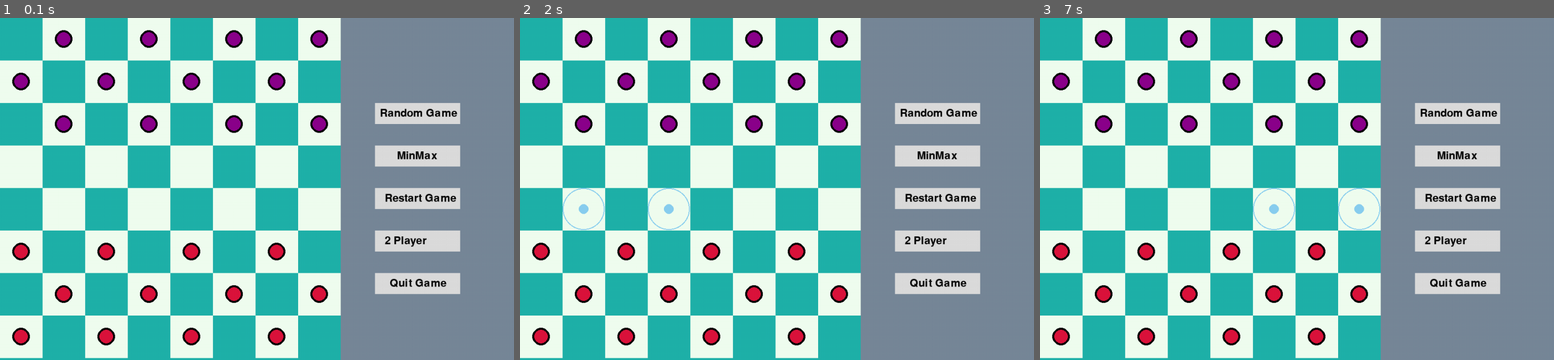
Above: before the commit, frames 1-3 (left to right).
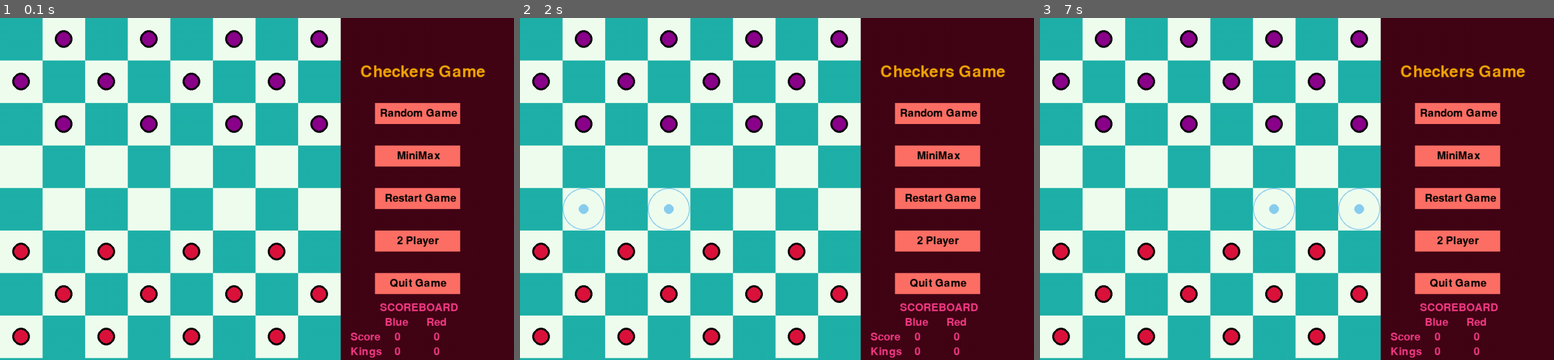
Above: after the commit, the same moments.

Repository: ps428/AI-Projects
Game: pygame game, started from Assignment_2/Checkers_Game/main.py
Same seed, same stepped clock (60 frames per second), same inputs: the game is played once before the commit and once after it.
Inputs (mouse positions are in pixels of both pictures, inside the frame that each line leads up to):
- Up to frame 1 (0.1 s): no input
- Up to frame 2 (2 s): click "2 Player" at 0.38 s; click (597, 312) at 0.72 s; click (777, 230) at 1.05 s; click "Restart Game" at 1.38 s; click (633, 243) at 1.72 s
- Up to frame 3 (7 s): click (1332, 318) at 2.05 s; click "Random Game" at 2.88 s; click (1476, 120) at 3.25 s; click (1132, 253) at 5.75 s; click (1168, 295) at 6.08 s; click (1302, 233) at 6.98 s

The runs differ from the first frame. In frame 1, 33% of the frame differs, in the area x 66-100%, y 0-100%; in frame 2, 33%; in frame 3, 33%.

Commit message:
Added sound effects

Diff:
--- a/Assignment_2/Checkers_Game/board.py
+++ b/Assignment_2/Checkers_Game/board.py
@@ -10,6 +10,7 @@
         self.player_count_red = 12
         self.kings_count_blue = 0
         self.kings_count_red = 0
+        self.kill_or_not = False
         self.make_pieces()
 
     def fill_block(window, row, column):
@@ -21,13 +22,19 @@
 
         #OPTIONS PANE
         pygame.draw.rect(window, values.OPTIONS_PANEL, (values.BLOCK_SIZE*values.ROWS, 0, values.OPTIONS_PANEL_SIZE+10, values.ROWS*values.BLOCK_SIZE +10))
+        pygame.init()
 
         #Buttons
         # Random Game
         x = values.BLOCK_SIZE*values.ROWS + 2*values.OPTIONS_PANEL_SIZE//10
         y = values.ROWS//3*values.BLOCK_SIZE
+        font = pygame.font.SysFont(None, 48)
+        img1 = font.render('Checkers Game', True, values.OPTION_TEXT)
+        window.blit(img1, (x-30,y-80))
+
+
+        pygame.draw.rect(window, values.BLACK, (x, y, values.BLOCK_SIZE*2, values.BLOCK_SIZE//2),8)
         pygame.draw.rect(window, values.BUTTON_COLOR, (x, y, values.BLOCK_SIZE*2, values.BLOCK_SIZE//2))
-        pygame.init()
         font = pygame.font.SysFont(None, 32)
         img1 = font.render('Random Game', True, values.BUTTON_TEXT_COLOR)
         window.blit(img1, (x+10,y+10))
@@ -36,29 +43,70 @@
         # Min Max Game
         x = values.BLOCK_SIZE*values.ROWS + 2*values.OPTIONS_PANEL_SIZE//10
         y = 1.5*(values.ROWS//3*values.BLOCK_SIZE)
+        pygame.draw.rect(window, values.BLACK, (x, y, values.BLOCK_SIZE*2, values.BLOCK_SIZE//2),8)
         pygame.draw.rect(window, values.BUTTON_COLOR, (x, y, values.BLOCK_SIZE*2, values.BLOCK_SIZE//2))
-        img1 = font.render('MinMax', True, values.BUTTON_TEXT_COLOR)
+        img1 = font.render('MiniMax', True, values.BUTTON_TEXT_COLOR)
         window.blit(img1, (x+45,y+10))
 
         # Restart
         x = values.BLOCK_SIZE*values.ROWS + 2*values.OPTIONS_PANEL_SIZE//10
         y = 2*(values.ROWS//3*values.BLOCK_SIZE)
+        pygame.draw.rect(window, values.BLACK, (x, y, values.BLOCK_SIZE*2, values.BLOCK_SIZE//2),8)
         pygame.draw.rect(window, values.BUTTON_COLOR, (x, y, values.BLOCK_SIZE*2, values.BLOCK_SIZE//2))
         img1 = font.render('Restart Game', True, values.BUTTON_TEXT_COLOR)
         window.blit(img1, (x+20,y+10))
 
+        # 2 Player
         x = values.BLOCK_SIZE*values.ROWS + 2*values.OPTIONS_PANEL_SIZE//10
         y = 2.5*(values.ROWS//3*values.BLOCK_SIZE)
+        pygame.draw.rect(window, values.BLACK, (x, y, values.BLOCK_SIZE*2, values.BLOCK_SIZE//2),8)
         pygame.draw.rect(window, values.BUTTON_COLOR, (x, y, values.BLOCK_SIZE*2, values.BLOCK_SIZE//2))
         img1 = font.render('2 Player', True, values.BUTTON_TEXT_COLOR)
-        window.blit(img1, (x+20,y+10))
+        window.blit(img1, (x+45,y+10))
 
         # Quit
         x = values.BLOCK_SIZE*values.ROWS + 2*values.OPTIONS_PANEL_SIZE//10
         y = 3*(values.ROWS//3*values.BLOCK_SIZE)
+        pygame.draw.rect(window, values.BLACK, (x, y, values.BLOCK_SIZE*2, values.BLOCK_SIZE//2),8)
         pygame.draw.rect(window, values.BUTTON_COLOR, (x, y, values.BLOCK_SIZE*2, values.BLOCK_SIZE//2))
         img1 = font.render('Quit Game', True, values.BUTTON_TEXT_COLOR)
         window.blit(img1, (x+30,y+10))
+
+        img1 = font.render('SCOREBOARD', True, values.OPTIONS_SCORECARD)
+        window.blit(img1, (x+10,y+60))
+
+        x += 20
+        score_blue  ="Blue"
+        img1 = font.render(score_blue, True, values.OPTIONS_SCORECARD)
+        window.blit(img1, (x,y+90))
+
+        score_red  ="Red"
+        img1 = font.render(score_red, True, values.OPTIONS_SCORECARD)
+        window.blit(img1, (x+85,y+90))
+
+        term = "Score"
+        img1 = font.render(term, True, values.OPTIONS_SCORECARD)
+        window.blit(img1, (x-70,y+120))
+
+        score_blue  = str(12 - self.player_count_blue)
+        img1 = font.render(score_blue, True, values.OPTIONS_SCORECARD)
+        window.blit(img1, (x+20,y+120))
+
+        score_red  = str(12 - self.player_count_red)
+        img1 = font.render(score_red, True, values.OPTIONS_SCORECARD)
+        window.blit(img1, (x+100,y+120))
+
+        term = "Kings"
+        img1 = font.render(term, True, values.OPTIONS_SCORECARD)
+        window.blit(img1, (x-70,y+150))
+
+        score_blue  = str(self.kings_count_blue)
+        img1 = font.render(score_blue, True, values.OPTIONS_SCORECARD)
+        window.blit(img1, (x+20,y+150))
+
+        score_red  = str(self.kings_count_red)
+        img1 = font.render(score_red, True, values.OPTIONS_SCORECARD)
+        window.blit(img1, (x+100,y+150))
 
         for row in range(values.ROWS):
             for column in range(values.COLUMNS):
@@ -125,6 +173,7 @@
 
         # Dealing with kings
         if x == 0 or x == values.ROWS-1:
+            piece.make_king()
             piece.king = True
 
             if piece.color == values.BLUE:
@@ -375,9 +424,12 @@
                 else:
                     self.kings_count_blue -= 1
 
+
             self.board[piece.row][piece.column] = 0
             if piece != 0:
-                if piece.color == values.RED:
+                values.aud_kill_made.play()
+
+                if piece.color == values.BLUE:
                     self.player_count_red -= 1
                 else:
                     self.player_count_blue -= 1
@@ -386,7 +438,7 @@
         #basic score
         score = self.player_count_blue - self.player_count_red
         #a little better scoring by considering kings
-        score += 0.7*(self.kings_count_blue - self.kings_count_red)
+        score += 0.5*(self.kings_count_blue - self.kings_count_red)
         # TODO can work here for better AI
         return score
 
--- a/Assignment_2/Checkers_Game/game.py
+++ b/Assignment_2/Checkers_Game/game.py
@@ -86,6 +86,8 @@
                     if skipped:
                         self.board.kill(skipped)
                     self.change_chance()
+            values.aud_movement_mode.play()
+
         else:
             return False
 
--- a/Assignment_2/Checkers_Game/min_max.py
+++ b/Assignment_2/Checkers_Game/min_max.py
@@ -5,7 +5,8 @@
 import board
 import time
 
-depth = 2
+depth = 3
+
 # Setting the dimensions of the window
 window = pygame.display.set_mode((values.WIDTH+values.OPTIONS_PANEL_SIZE, values.HEIGHT))
 # Adding a name to the window
@@ -41,7 +42,6 @@
     myGame.update()
 
 
-
     # Think over it to stop min max
     user = True
     while playing:
@@ -49,6 +49,7 @@
         # if myGame.chance == values.BLUE and not user:
         if myGame.chance == values.BLUE:
             play_ai(myGame)
+
             # user = True
 
         if myGame.champion() != None:
@@ -331,3 +332,9 @@
         # random
         print("Quit")
         return 5
+
+
+def draw_condition(no_kills):
+    if no_kills>=50:
+        return True
+    return False
--- a/Assignment_2/Checkers_Game/piece.py
+++ b/Assignment_2/Checkers_Game/piece.py
@@ -29,3 +29,7 @@
         self.row = row
         self.column = column
         self.get_position()
+
+    def make_king(self):
+        self.king = True
+        values.aud_king_made.play()
--- a/Assignment_2/Checkers_Game/values.py
+++ b/Assignment_2/Checkers_Game/values.py
@@ -1,3 +1,8 @@
+import pygame
+pygame.init()
+pygame.font.init()
+pygame.mixer.init()
+
 HEIGHT = 700
 WIDTH = 700
 
@@ -22,9 +27,15 @@
 # DARK = (140,235,170) # 1
 
 OPTIONS_PANEL_SIZE = HEIGHT//2
-OPTIONS_PANEL = (119,136,153)
-BUTTON_COLOR = (220,220,220)
+OPTIONS_PANEL = (66, 5, 22)
+BUTTON_COLOR = (255,112,102)
+OPTION_TEXT = (240, 165, 0)
 BUTTON_TEXT_COLOR = (0,0,0)
+OPTIONS_SCORECARD = (244, 59, 134)
 ROWS = 8
 COLUMNS = 8
 BLOCK_SIZE = HEIGHT//ROWS
+
+aud_king_made = pygame.mixer.Sound('king.wav')
+aud_movement_mode = pygame.mixer.Sound('move.wav')
+aud_kill_made = pygame.mixer.Sound('kill.wav')
Not shown, added: Assignment_2/Checkers_Game/audio/building_destroyed4.WAV
Not shown, added: Assignment_2/Checkers_Game/audio/building_wonder.wav
Not shown, added: Assignment_2/Checkers_Game/audio/cavalry_move5.wav
Not shown, added: Assignment_2/Checkers_Game/audio/kill.mp3
Not shown, added: Assignment_2/Checkers_Game/audio/king.mp3
Not shown, added: Assignment_2/Checkers_Game/audio/move.mp3
Not shown, added: Assignment_2/Checkers_Game/building_destroyed4.WAV
Not shown, added: Assignment_2/Checkers_Game/building_wonder.wav
Not shown, added: Assignment_2/Checkers_Game/cavalry_move5.wav
Not shown, added: Assignment_2/Checkers_Game/kill.mp3
Not shown, added: Assignment_2/Checkers_Game/kill.wav
Not shown, added: Assignment_2/Checkers_Game/king.mp3
(and 3 more such lines)
